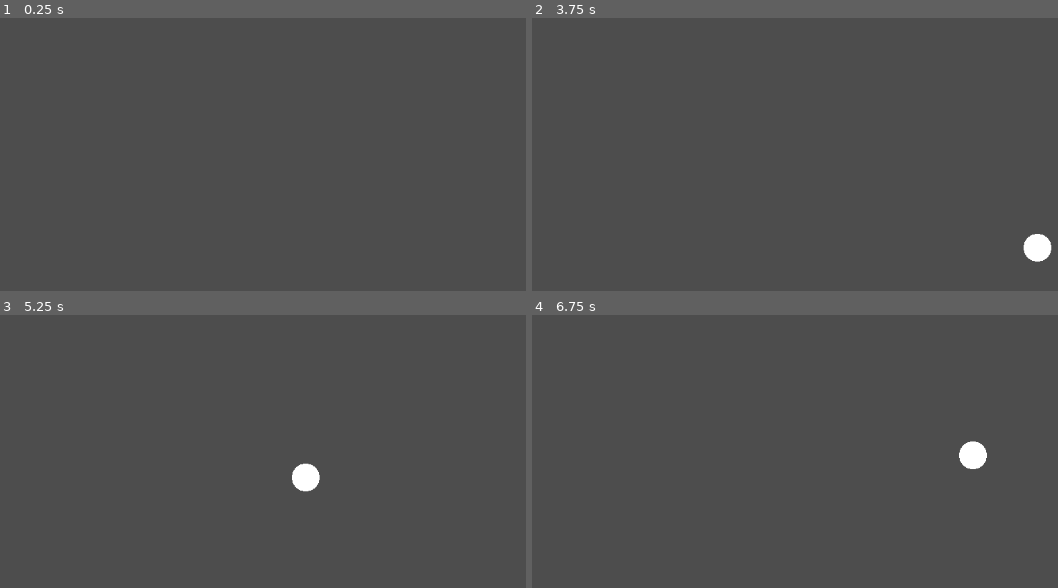
Above: before the commit, frames 1-4 (two rows, left to right).
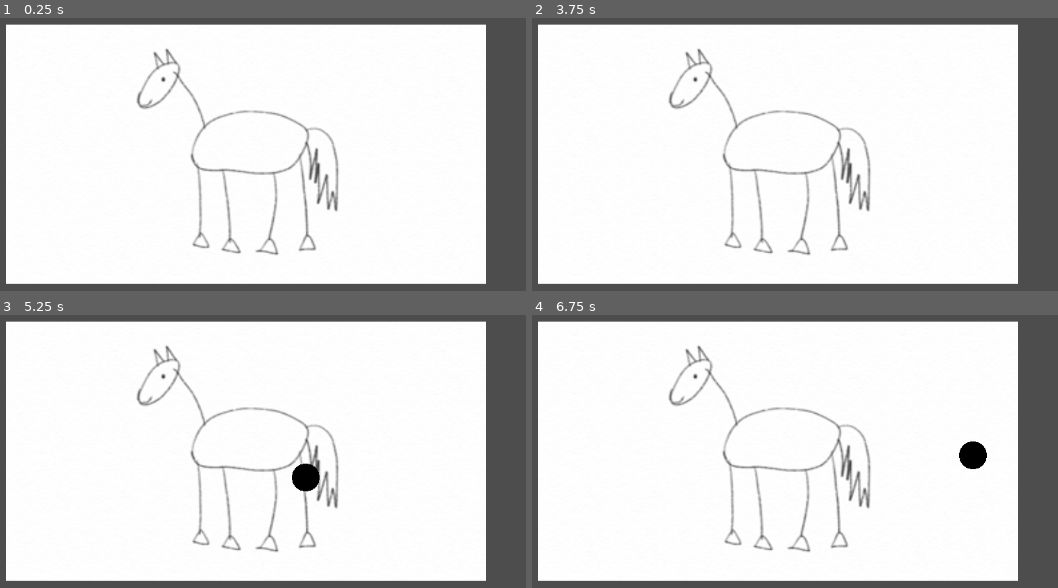
Above: after the commit, the same moments.

Repository: jtorbett23/WildJam68
Game: Godot game, scene res://main.tscn
Two runs of this game, one before a commit and one after it. Both use one fixed random seed, a clock stepped at 60 frames per second and the inputs below.
Inputs (mouse positions are in pixels of both pictures, inside the frame that each line leads up to):
- Up to frame 1 (0.25 s): no input
- Up to frame 2 (3.75 s): tap Enter at 0.5, 2, 3.5 s; move the mouse to (973, 157) at 0.52 s; hold D (draw) 0.53-1.28 s; tap C (clear) at 0.6, 1.55, 2.1, 3.05, 3.6 s; tap Space at 1.25, 2.75 s; move the mouse to (637, 203) at 1.27 s; tap D (draw) at 1.35, 2.85 s; move the mouse to (879, 80) at 2.02 s; hold D (draw) 2.03-2.78 s; move the mouse to (758, 269) at 2.77 s; move the mouse to (1036, 247) at 3.52 s; hold D (draw) from 3.53 s (still down)
- Up to frame 3 (5.25 s): tap Space at 4.25 s; move the mouse to (26, 410) at 4.27 s; release D (draw) at 4.28 s; tap D (draw) at 4.35 s; tap C (clear) at 4.55, 5.1 s; move the mouse to (305, 478) at 5.02 s; hold D (draw) from 5.03 s (still down)
- Up to frame 4 (6.75 s): move the mouse to (679, 364) at 5.77 s; release D (draw) at 5.78 s; tap D (draw) at 5.85 s; tap C (clear) at 6.05, 6.6 s; move the mouse to (973, 454) at 6.52 s; hold D (draw) from 6.53 s (still down)

The runs differ from the first frame. In frame 1, 87% of the frame differs, in the area x 1-93%, y 2-98%; in frame 2, 87%, in the area x 1-99%, y 2-98%; in frame 3, 87%; in frame 4, 87%.

Commit message:
only draw on canvas

Diff:
--- a/draw.gd
+++ b/draw.gd
@@ -1,29 +1,43 @@
 extends Node2D
 
-var color = Color(255, 255, 255, 1)
-var radius = 0
+var color = Color.BLACK
+var radius = 20
 
+var draw_data :Array = []
+var min_pos : Vector2
+var max_pos : Vector2
 
 func _draw():
-	if Input.is_action_pressed("draw"):
-		RenderingServer.viewport_set_clear_mode(get_viewport().get_viewport_rid(), RenderingServer.VIEWPORT_CLEAR_NEVER)
-		radius = 20
-	if Input.is_action_just_released("draw"):
-		radius = 0.0
-
-
-	draw_circle(Vector2.ZERO, radius, color)
+	for pos in draw_data:
+		draw_circle(pos, radius, color)
 
 # Called when the node enters the scene tree for the first time.
 func _ready():
 
 
+	var background : Sprite2D = $"Background"
+	var background_size = background.get_rect().size * background.transform.get_scale()
+	min_pos = background.global_position
+	max_pos = min_pos + background_size
+	print(min_pos, max_pos)
 
 	pass # Replace with function body.
 
 
+func is_on_canvas(mouse_pos) -> bool:
+	#within min
+	if (mouse_pos.x > min_pos.x) and (mouse_pos.y > min_pos.y):
+		#within max
+		if (mouse_pos.x < max_pos.x) and (mouse_pos.y < max_pos.y):
+			return true
+	return false
+
 # Called every frame. 'delta' is the elapsed time since the previous frame.
 func _process(delta):
-	position = get_global_mouse_position()
+	var pos = get_global_mouse_position()
+	if Input.is_action_pressed("draw") and is_on_canvas(pos):
+		draw_data.append(pos)
+	elif Input.is_action_just_pressed("clear"):
+		draw_data = []
 	queue_redraw()
 	pass
--- a/main.gd
+++ b/main.gd
@@ -4,10 +4,6 @@
 # Called when the node enters the scene tree for the first time.
 func _ready():
 	pass # Replace with function body.
-
-
-
-
 
 #Take screenshoot image
 func take_pic(filename=""):
@@ -21,5 +17,3 @@
 func _process(_delta):
 	if Input.is_action_just_pressed("screenshot"):
 		take_pic("Input")
-	elif Input.is_action_just_pressed("clear"):
-		RenderingServer.viewport_set_clear_mode(get_viewport().get_viewport_rid(), RenderingServer.VIEWPORT_CLEAR_ALWAYS)
--- a/main.tscn
+++ b/main.tscn
@@ -7,10 +7,19 @@
 [node name="Main" type="Node2D"]
 script = ExtResource("1_8dwot")
 
+[node name="Sprite2D" type="Sprite2D" parent="."]
+visible = false
+scale = Vector2(0.5, 0.5)
+texture = ExtResource("2_wuuug")
+
 [node name="Draw" type="Node2D" parent="."]
 script = ExtResource("2_5m5p5")
 
-[node name="Sprite2D" type="Sprite2D" parent="Draw"]
-visible = false
-scale = Vector2(0.5, 0.5)
+[node name="Background" type="Sprite2D" parent="Draw"]
+z_index = -1
+z_as_relative = false
+y_sort_enabled = true
+position = Vector2(202, 99)
+scale = Vector2(1.92222, 1.85148)
 texture = ExtResource("2_wuuug")
+centered = false
